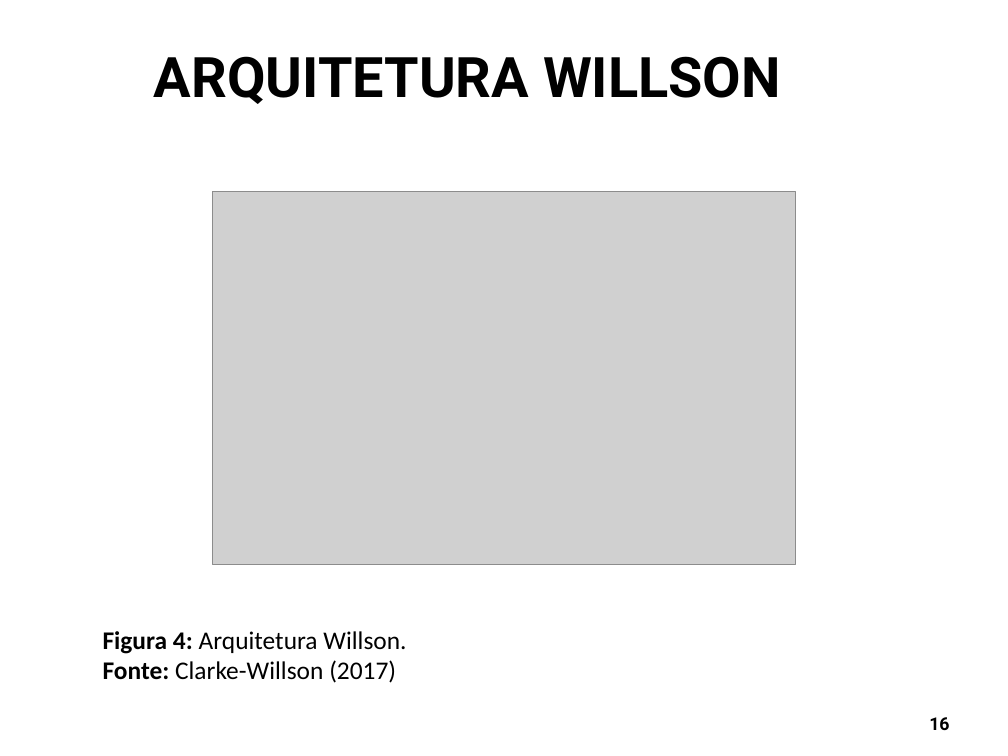
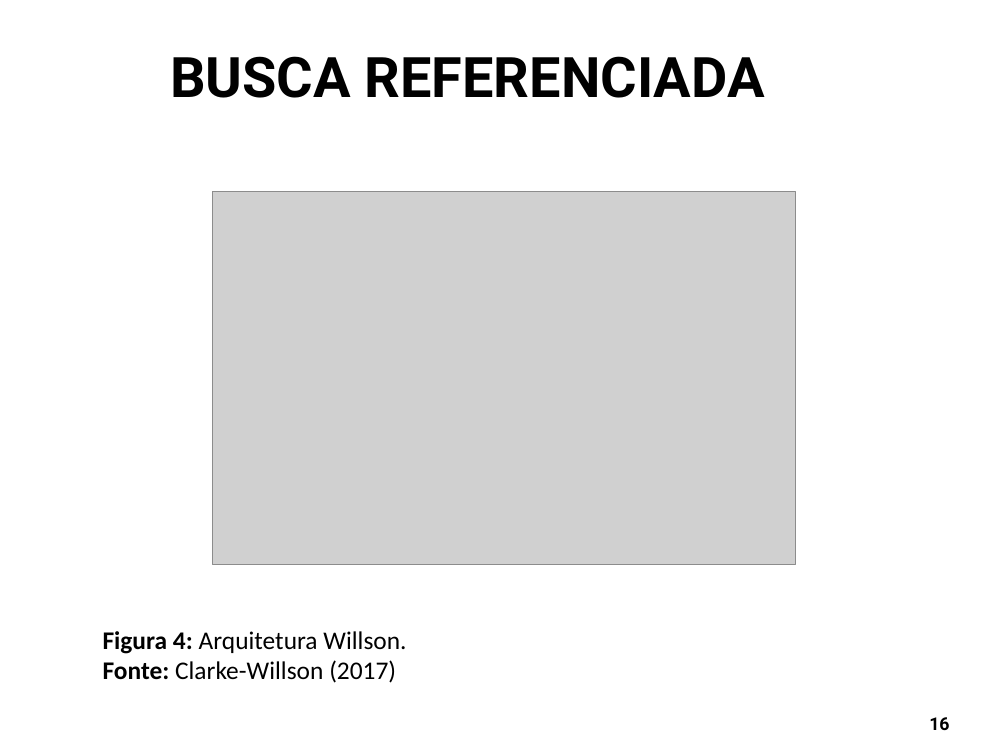
Before and after one commit to Schweigert/TCC, a slide deck: slide 16 of tcc/Apresentacao/Presentation_ISCC2018_SDNMoodle_v7.odp. Drawn at 1008x756 pixels with LibreOffice and Linux fonts; fonts in the diff are those of the drawing; grey boxes stand for pictures; background and template pictures are left out. Boxes give left, top, right and bottom in pixels: in the first picture for what was removed or moved away, otherwise in the second. Text is boxed around its words. In the diff, an @@ line names an element or a change of style, - is before the commit and + after.

```diff
--- a/tcc/Apresentacao/Presentation_ISCC2018_SDNMoodle_v7.odp
+++ b/tcc/Apresentacao/Presentation_ISCC2018_SDNMoodle_v7.odp
@@ title at (x1=170, y1=56, x2=765, y2=98): text changed @@
-ARQUITETURA WILLSON
+BUSCA REFERENCIADA
```
Also in this commit, not shown: 16 other slides changed, 6 slides removed, 2 other files.
